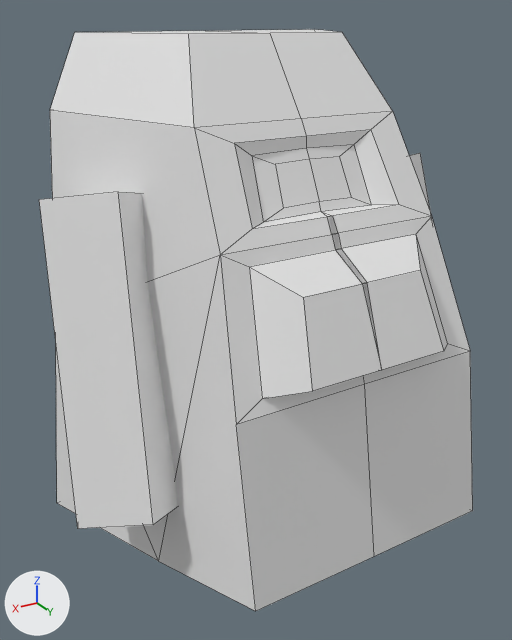
Two versions of the FBX model Assets/Art/Model/LifeSupportSystems/LifeSupportSystem_1.fbx, one commit apart.
The view is the same before and after, from a 50 mm lens placed at (0.47, 0.804, 0.238), pointed at (0.03, 0.07, -0.128). The lights are fixed; the arrows at lower left show +X, +Y and +Z. Mesh edges are drawn as thin lines. Where no turn or scale is listed for an object, it has been applied to the vertices.

Objects in the first picture: 'LifeSystem_1'.
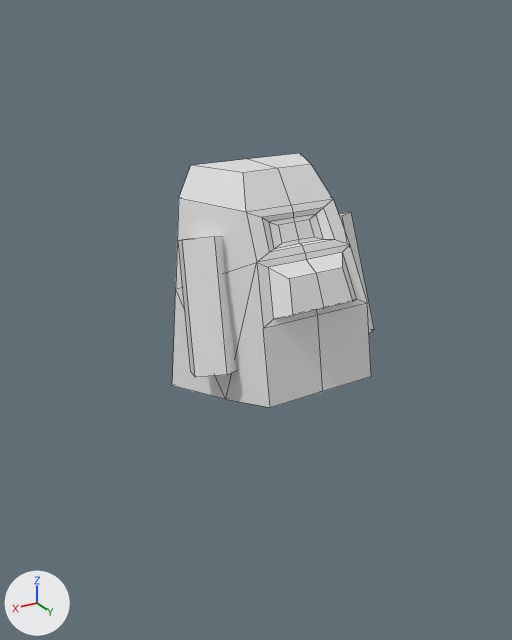
Commit message: feat (life support systems): configured size and position of life support system on player

What differs and where, as boxes (x1, y1, x2, y2) in the pictures (512 x 640 px; the box of a moved part takes in the faces that stretch with it):
```json
{"object": "LifeSystem_1", "change": "reshaped", "before": [39, 29, 473, 611], "after": [172, 153, 374, 408], "on screen": "53% narrower, 56% shorter"}
{"part": 1, "of": "me_lifesystem_1", "change": "moved or reshaped", "before": [409, 153, 431, 213], "after": [339, 212, 374, 334]}
{"part": 2, "of": "me_lifesystem_1", "change": "moved or reshaped", "before": [39, 192, 177, 529], "after": [178, 236, 236, 377]}
{"part": 3, "of": "me_lifesystem_1", "change": "added", "after": [172, 153, 371, 408]}
{"part": 4, "of": "me_lifesystem_1", "change": "deleted", "before": [50, 29, 473, 611]}
```

Edits to the scene script, one JSON object a line:
```json
{"block": "me_lifesystem_1", "where": "# used by ob_lifesystem_1; location = (0.0, 0.0, 0.0)"}
{"op": "remove", "block": "me_lifesystem_1", "code": "me_lifesystem_1.from_pydata(...)  # 84 vertices, 74 faces; spans x -0.308..0.308, y -0.129..0.297, z -0.458..0.219"}
{"op": "add", "block": "me_lifesystem_1", "code": "me_lifesystem_1.from_pydata(...)  # 80 vertices, 74 faces; spans x -0.139..0.139, y -0.001..0.181, z -0.233..0.066"}
{"block": "me_lifesystem_1", "change": "me_lifesystem_1 part 1: the loose piece of 10 vertices spanning x -0.308..-0.135, y -0.058..0.184, z -0.339..0.062 is scaled about its middle by 0.443, then moved by (0.121, 0.014, 0.047)"}
{"block": "me_lifesystem_1", "change": "me_lifesystem_1 part 2: the loose piece of 10 vertices spanning x 0.135..0.308, y -0.058..0.184, z -0.339..0.062 is scaled about its middle by 0.443, then moved by (-0.121, 0.014, 0.047)"}
{"block": "me_lifesystem_1", "change": "me_lifesystem_1 part 3: a new loose piece of 60 vertices spanning x -0.123..0.123, y -0.001..0.181, z -0.233..0.066, in mat_material (its picture is missing)"}
{"block": "me_lifesystem_1", "change": "me_lifesystem_1 part 4"}
{"block": "me_lifesystem_1", "change": "64 vertices are removed from x -0.271..0.271, y -0.129..0.297, z -0.458..0.219"}
{"block": "me_lifesystem_1", "change": "60 faces are deleted"}
```
